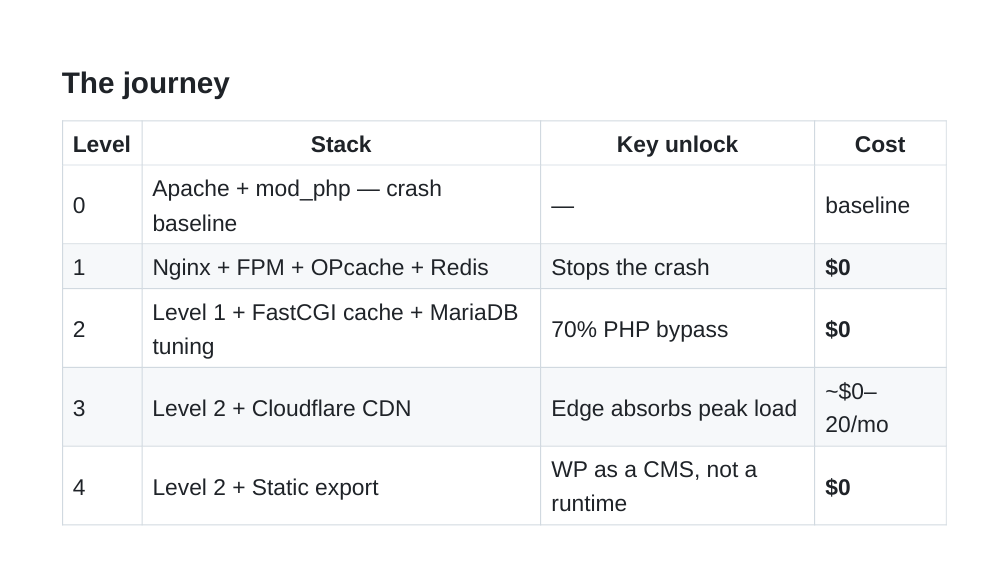
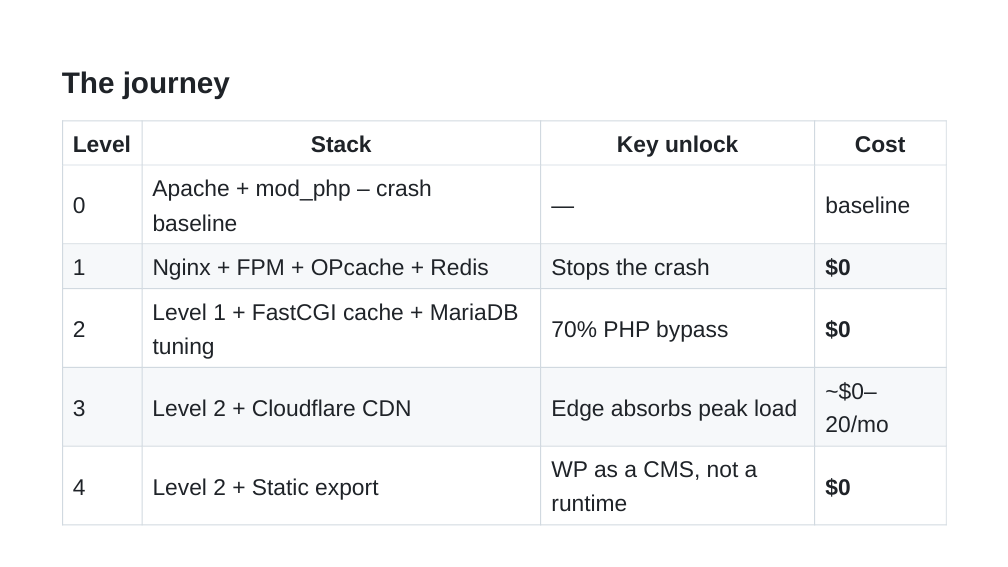
Before and after one commit to NedkoHristov/WordPress-Europe-2026, a slide deck: slide 4 of SLIDES-RICH-editable.pptx. Drawn at 1008x567 pixels with LibreOffice and Linux fonts; fonts in the diff are those of the drawing. Boxes give left, top, right and bottom in pixels: in the first picture for what was removed or moved away, otherwise in the second. Text is boxed around its words. In the diff, an @@ line names an element or a change of style, - is before the commit and + after.

```diff
--- a/SLIDES-RICH-editable.pptx
+++ b/SLIDES-RICH-editable.pptx
@@ text at box(152, 179, 432, 201): text changed @@
-Apache + mod_php — crash
+Apache + mod_php – crash
```
Also in this commit, not shown: 2 other slides changed, 43 other files.
